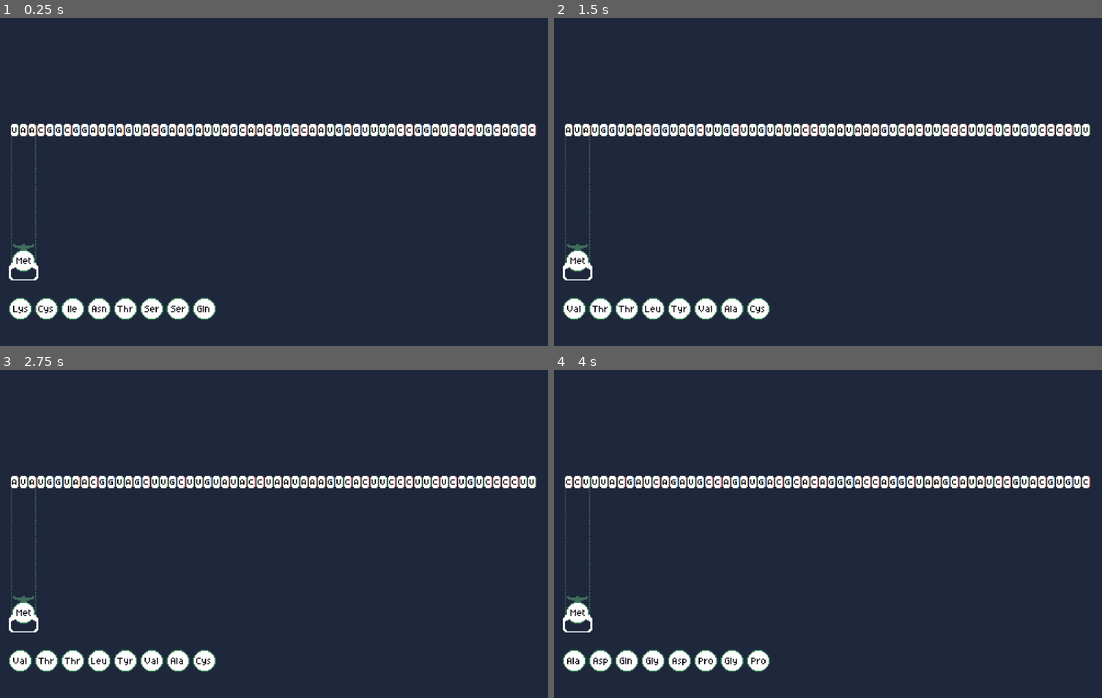
Above: before the commit, frames 1-4 (two rows, left to right).
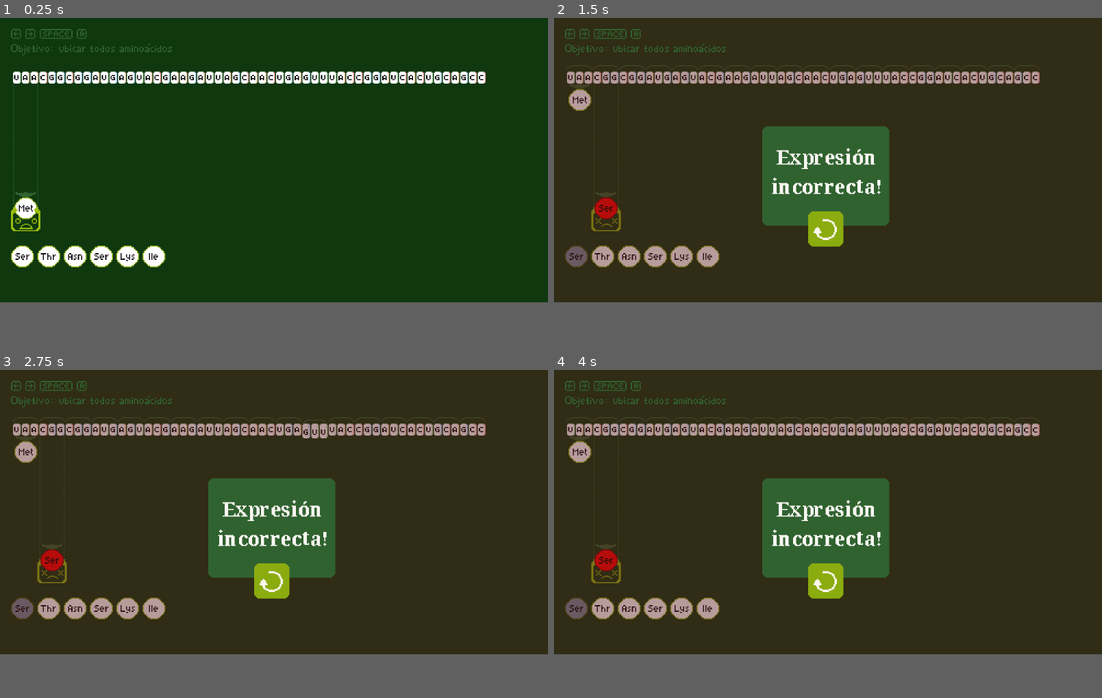
Above: after the commit, the same moments.

Repository: AlvarezAriel/bioinformatica-juego-expresion-genetica
Game: Godot game, scene res://BubbleMatch.tscn
Same seed, same stepped clock (60 frames per second), same inputs: the game is played once before the commit and once after it.
Inputs (mouse positions are in pixels of both pictures, inside the frame that each line leads up to):
- Up to frame 1 (0.25 s): no input
- Up to frame 2 (1.5 s): tap Enter (ui_accept) at 0.5, 0.77 s; hold Right (ui_right) 0.53-1.25 s; click (828, 260) at 1.27 s
- Up to frame 3 (2.75 s): click (274, 612) at 2.02 s
- Up to frame 4 (4 s): click (828, 612) at 2.77 s; tap Enter (ui_accept) at 3.5, 3.77 s; hold Left (ui_left) from 3.53 s (still down)
In our replay, the window is 800x480 before the commit and 800x416 after it. These sizes can differ from the game's own. Grey fills any space a smaller window leaves; there, only what the larger window draws over its background counts as a difference.

The runs differ from the first frame. In frame 1, 88% of the frame differs, in the area x 0-100%, y 0-93%; in frame 2, 88%; in frame 3, 88%; in frame 4, 88%.

Commit message:
release 0.1

Diff:
--- a/BubbleMatch.gd
+++ b/BubbleMatch.gd
@@ -1,4 +1,4 @@
-extends Node2D
+extends Node
 
 var AminoContact = preload("res://AminoContact.tscn")
 var Amino = preload("res://Aminoacid.tscn")
@@ -13,7 +13,7 @@
 onready var tween = $Tween
 onready var holdingAmino = $Selector/AminoContact
 
-var initial_codon_count = 8
+var initial_codon_count = 6
 var noice_amino_count_total = 30
 
 enum GameState {
@@ -98,7 +98,22 @@
 	get_tree().reload_current_scene()
 
 func _game_over():
-	_restart_game()
+	selector.frame = 2
+	$GameOverScreen.visible = true
+	tween.interpolate_property($GameOverScreen, "modulate", Color.transparent, Color.white, 0.6,
+			Tween.TRANS_ELASTIC, Tween.EASE_OUT
+	)
+	tween.start()
+
+func _game_won():
+	selector.frame = 1
+	$GameOverScreen.visible = true
+	$GameOverScreen.frame = 1
+	$GameOverScreen/TextureRect.modulate = Color(0.168627, 0.352941, 0.113725, 0.439216)
+	tween.interpolate_property($GameOverScreen, "modulate", Color.transparent, Color.white, 0.6,
+			Tween.TRANS_ELASTIC, Tween.EASE_OUT
+	)
+	tween.start()
 
 func _input(event):
 
@@ -142,6 +157,9 @@
 	var nucleotids = container.get_children()
 	var is_first_codon = true
 	var codon_chars = []
+
+	var animation_offset = 0.0
+	var animation_duration = 0.2
 	for n in nucleotids:
 		codon_chars.push_back(n)
 		if codon_chars.size() == 3:
@@ -159,9 +177,11 @@
 				codon_chars[0].char_representation,
 				codon_chars[1].char_representation,
 				codon_chars[2].char_representation)
-
+			tween.interpolate_property(codon, "position:y", codon.position.y - 8, codon.position.y, animation_duration, Tween.TRANS_ELASTIC, Tween.EASE_OUT, animation_offset)
+			animation_offset += animation_duration
 			codon_chars.clear()
 
+	tween.start()
 
 	for c in codon_chars:
 		container.remove_child(c)
@@ -181,9 +201,11 @@
 	sparse_used_aminos[selector_logical_pos] = holdingAmino.aminoacid.char_representation
 
 	if holdingAmino.aminoacid.char_representation != codones.get_child(selector_logical_pos).amino_char:
-		print("Wrong matching!!")
-	else:
-		print("Matched correctly")
+		holdingAmino.aminoacid.modulate = Color.red
+		state = GameState.FINISHED
+		_game_over()
+		return
+
 
 	var sendingAmino = holdingAmino
 	holdingAmino = AminoContact.instance()
@@ -207,5 +229,11 @@
 	else:
 		selector.remove_child(holdingAmino)
 		holdingAmino = null
-
-	tween.start()
+		state = GameState.FINISHED
+		_game_won()
+
+	tween.start()
+
+
+func _on_RetryBtn_pressed():
+	_restart_game()
--- a/BubbleMatch.tscn
+++ b/BubbleMatch.tscn
@@ -1,33 +1,41 @@
-[gd_scene load_steps=6 format=2]
+[gd_scene load_steps=10 format=2]
 
 [ext_resource path="res://BubbleMatch.gd" type="Script" id=1]
+[ext_resource path="res://assets/game_over_screen.png" type="Texture" id=2]
 [ext_resource path="res://assets/selector.png" type="Texture" id=3]
 [ext_resource path="res://assets/selector_line.png" type="Texture" id=4]
 [ext_resource path="res://assets/background.png" type="Texture" id=5]
 [ext_resource path="res://AminoContact.tscn" type="PackedScene" id=6]
+[ext_resource path="res://assets/empty_square.png" type="Texture" id=7]
+[ext_resource path="res://assets/ugly_retry_button.png" type="Texture" id=8]
+[ext_resource path="res://assets/explicacion.png" type="Texture" id=9]
 
-[node name="BubbleMatch" type="Node2D"]
-position = Vector2( -23, 16 )
+[node name="BubbleMatch" type="Node"]
 script = ExtResource( 1 )
 
-[node name="Bg" type="Sprite" parent="."]
-position = Vector2( 258.5, 136 )
-scale = Vector2( 20.9643, 20 )
+[node name="Bg" type="TextureRect" parent="."]
+margin_right = 521.0
+margin_bottom = 319.0
 texture = ExtResource( 5 )
+expand = true
+__meta__ = {
+"_edit_use_anchors_": false
+}
 
 [node name="contacts" type="Node2D" parent="."]
-position = Vector2( 32, 92 )
+position = Vector2( 11, 60 )
 
 [node name="Selector" type="Sprite" parent="."]
-position = Vector2( 32, 208 )
+position = Vector2( 11, 176 )
 texture = ExtResource( 3 )
 offset = Vector2( 12.5, 8 )
+hframes = 3
 
 [node name="TextureRect" type="TextureRect" parent="Selector"]
 margin_left = 1.0
-margin_top = -117.0
+margin_top = -120.0
 margin_right = 24.0
-margin_bottom = 1.0
+margin_bottom = -2.0
 texture = ExtResource( 4 )
 stretch_mode = 2
 __meta__ = {
@@ -39,11 +47,54 @@
 position = Vector2( 0, -17 )
 
 [node name="container" type="Node2D" parent="."]
-position = Vector2( 32, 80 )
+position = Vector2( 11, 48 )
 
 [node name="codones" type="Node2D" parent="."]
+position = Vector2( -21, -32 )
 
 [node name="aminos" type="Node2D" parent="."]
-position = Vector2( 31, 240 )
+position = Vector2( 10, 208 )
 
 [node name="Tween" type="Tween" parent="."]
+
+[node name="GameOverScreen" type="Sprite" parent="."]
+visible = false
+position = Vector2( 248, 145 )
+texture = ExtResource( 2 )
+hframes = 2
+
+[node name="TextureRect" type="TextureRect" parent="GameOverScreen"]
+modulate = Color( 0.352941, 0.113725, 0.113725, 0.439216 )
+show_behind_parent = true
+margin_left = -248.0
+margin_top = -145.0
+margin_right = 252.0
+margin_bottom = 155.0
+texture = ExtResource( 7 )
+expand = true
+__meta__ = {
+"_edit_use_anchors_": false
+}
+
+[node name="RetryBtn" type="TextureButton" parent="GameOverScreen"]
+margin_left = -16.0
+margin_top = 32.0
+margin_right = 16.0
+margin_bottom = 64.0
+texture_normal = ExtResource( 8 )
+texture_pressed = ExtResource( 8 )
+texture_hover = ExtResource( 8 )
+__meta__ = {
+"_edit_use_anchors_": false
+}
+
+[node name="Explicacion" type="TextureRect" parent="."]
+margin_left = 8.0
+margin_top = 8.0
+margin_right = 208.0
+margin_bottom = 64.0
+texture = ExtResource( 9 )
+__meta__ = {
+"_edit_use_anchors_": false
+}
+[connection signal="pressed" from="GameOverScreen/RetryBtn" to="." method="_on_RetryBtn_pressed"]
--- a/project.godot
+++ b/project.godot
@@ -22,6 +22,7 @@
 
 config/name="AminoacidRace"
 run/main_scene="res://BubbleMatch.tscn"
+boot_splash/bg_color=Color( 0.0588235, 0.219608, 0.0588235, 1 )
 config/icon="res://icon.png"
 
 [autoload]
@@ -31,7 +32,7 @@
 [display]
 
 window/size/width=500
-window/size/height=300
+window/size/height=260
 window/stretch/mode="2d"
 window/stretch/aspect="keep"
 
@@ -45,4 +46,15 @@
 
 [rendering]
 
+quality/intended_usage/framebuffer_allocation=1
+quality/intended_usage/framebuffer_allocation.mobile=1
+quality/2d/use_pixel_snap=true
+quality/filters/anisotropic_filter_level=2
+quality/shadows/filter_mode=0
+quality/reflections/texture_array_reflections=false
+quality/reflections/high_quality_ggx=false
+quality/subsurface_scattering/quality=0
+environment/default_clear_color=Color( 0.0588235, 0.219608, 0.0588235, 1 )
+quality/depth/hdr=false
 environment/default_environment="res://default_env.tres"
+quality/dynamic_fonts/use_oversampling=false
Binary file changed: assets/amino_contact.png
Binary file changed: assets/aminoacid_list.png
Binary file changed: assets/background.png
Binary file changed: assets/codon_arc.png
Binary file added: assets/explicacion.png
Not shown, added: assets/explicacion.png.import
Binary file added: assets/game_over_screen.png
Not shown, added: assets/game_over_screen.png.import
Binary file changed: assets/selector.png
Binary file changed: assets/selector_line.png
Binary file added: assets/ugly_retry_button.png
Not shown, added: assets/ugly_retry_button.png.import
(and 3 more such lines)
